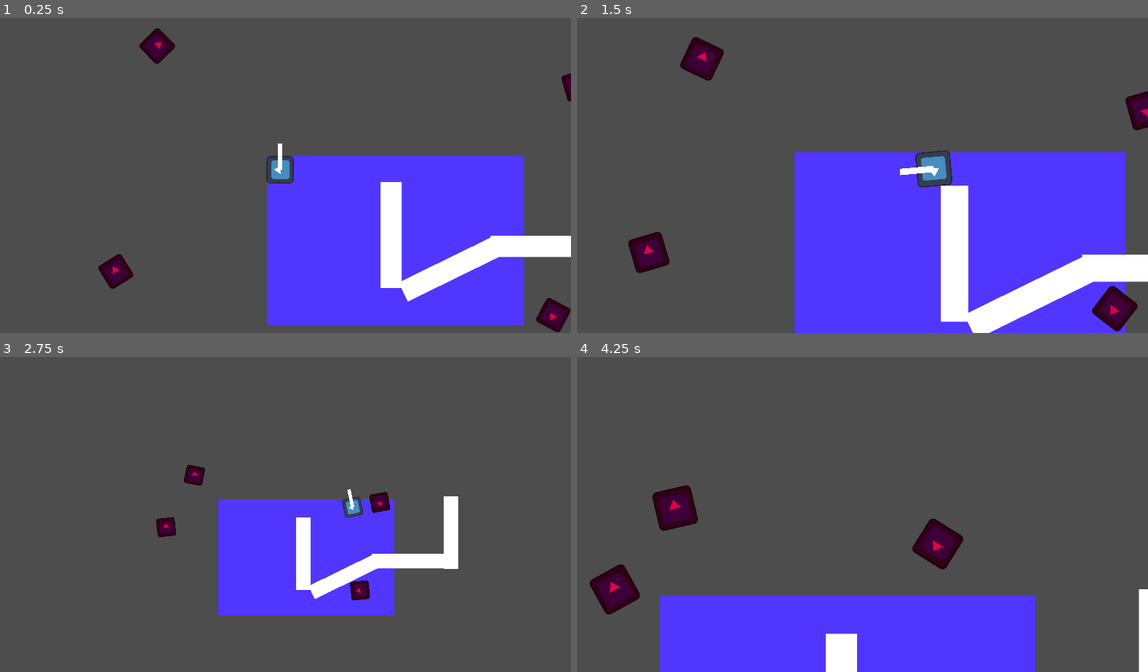
Above: before the commit, frames 1-4 (two rows, left to right).
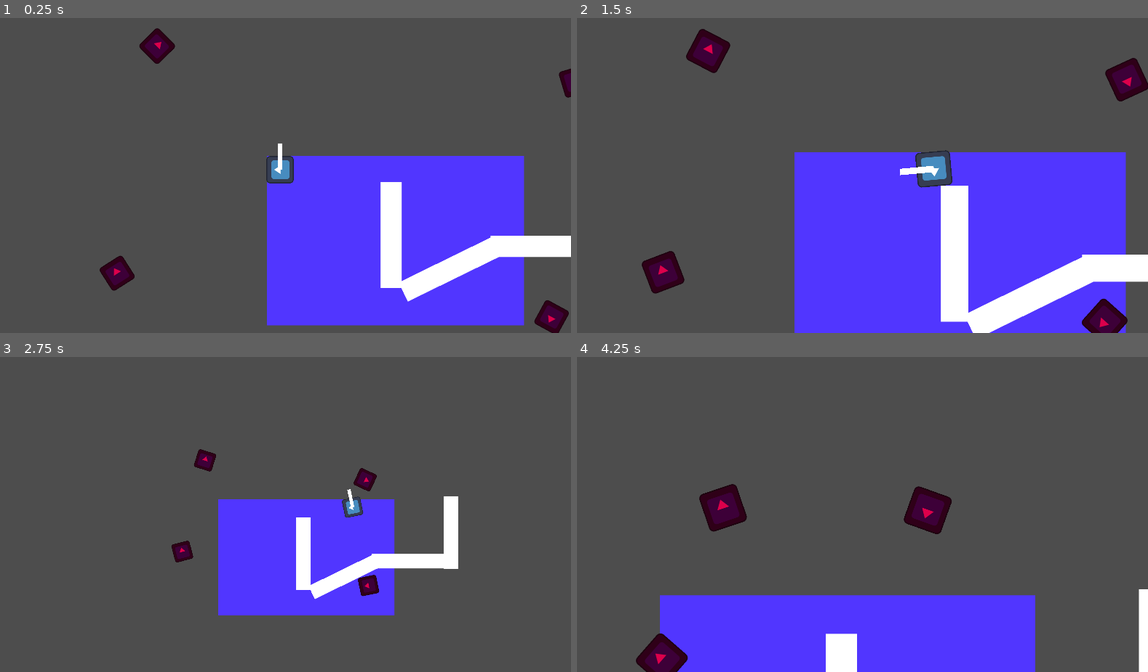
Above: after the commit, the same moments.

Repository: yasukawa426/top-down-shooter
Game: Godot game, scene res://scenes/main.tscn
Same seed, same stepped clock (60 frames per second), same inputs: the game is played once before the commit and once after it. The engine's default icon, where the game draws it, is replaced by a stand-in: a white triangle on a blue panel in a dark square.
Inputs (mouse positions are in pixels of both pictures, inside the frame that each line leads up to):
- Up to frame 1 (0.25 s): no input
- Up to frame 2 (1.5 s): move the mouse to (982, 153) at 0.52 s; hold D (move_right) 0.53-1.28 s; tap Space (shoot) at 0.6 s; move the mouse to (742, 184) at 1.27 s; hold S (move_down) from 1.28 s (still down); tap Mouse wheel up (zoom_in) at 1.35 s
- Up to frame 3 (2.75 s): move the mouse to (336, 435) at 2.02 s; release S (move_down) at 2.03 s; hold D (move_right) from 2.03 s (still down); hold Mouse wheel down (zoom_out) from 2.03 s (still down)
- Up to frame 4 (4.25 s): move the mouse to (828, 574) at 2.77 s; release D (move_right) at 2.78 s; release Mouse wheel down (zoom_out) at 2.78 s; hold W (move_up) 2.78-3.53 s; tap Space (shoot) at 2.85 s; move the mouse to (1033, 558) at 3.52 s; hold A (move_left) from 3.53 s (still down); hold Mouse wheel up (zoom_in) from 3.53 s (still down)

The runs differ from the first frame. In frame 1, 0.4% of the frame differs, in the area x 17-100%, y 9-100%; in frame 2, 3.6%; in frame 3, 1.4%; in frame 4, 4.9%, in the area x 2-68%, y 40-100%.

Commit message:
refact: simplify enemy movement calculation

Diff:
--- a/scenes/enemies/enemy.gd
+++ b/scenes/enemies/enemy.gd
@@ -16,18 +16,12 @@
 	else:
 		look_at(player.position)
 
-		if (player.position.x - position.x) > 0:
-			velocity.x = 1
-		else:
-			velocity.x = -1
+		#gets the direction it should move to
+		velocity = (player.position - position).normalized()
 
-		if (player.position.y - position.y) > 0:
-			velocity.y = 1
-		else:
-			velocity.y = -1
 
 		if velocity.length() > 0:
-			velocity = velocity.normalized() * SPEED
+			velocity = velocity * SPEED
 
 		move_and_slide()
 
